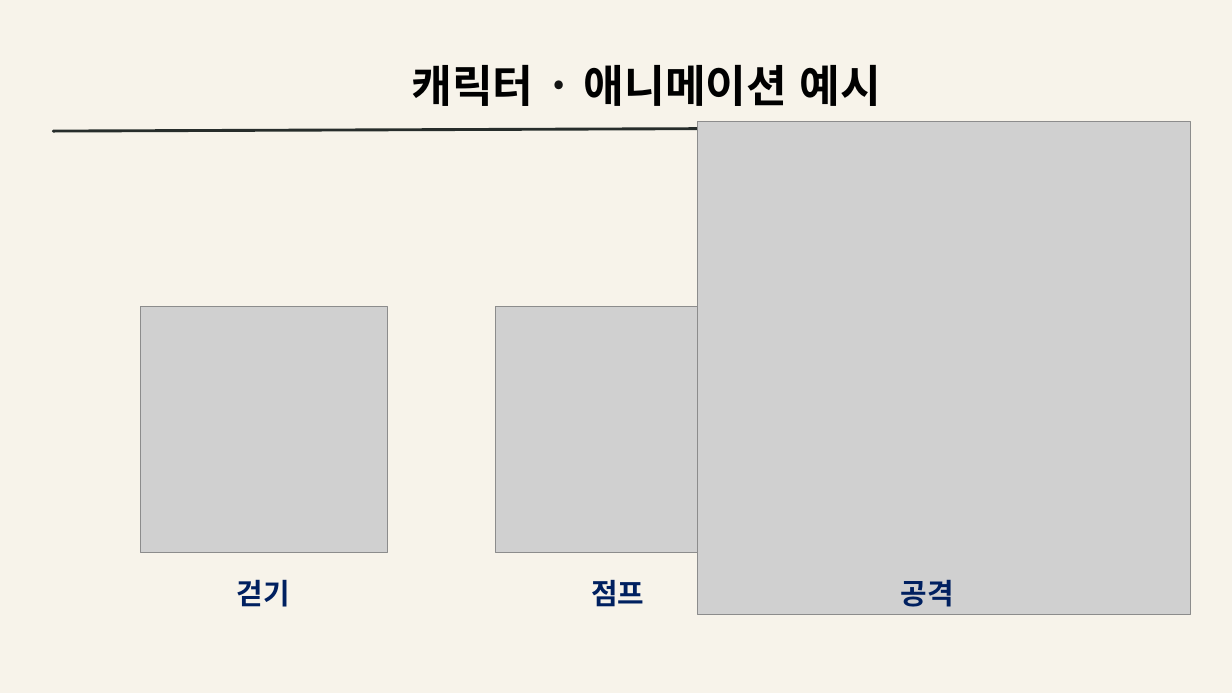
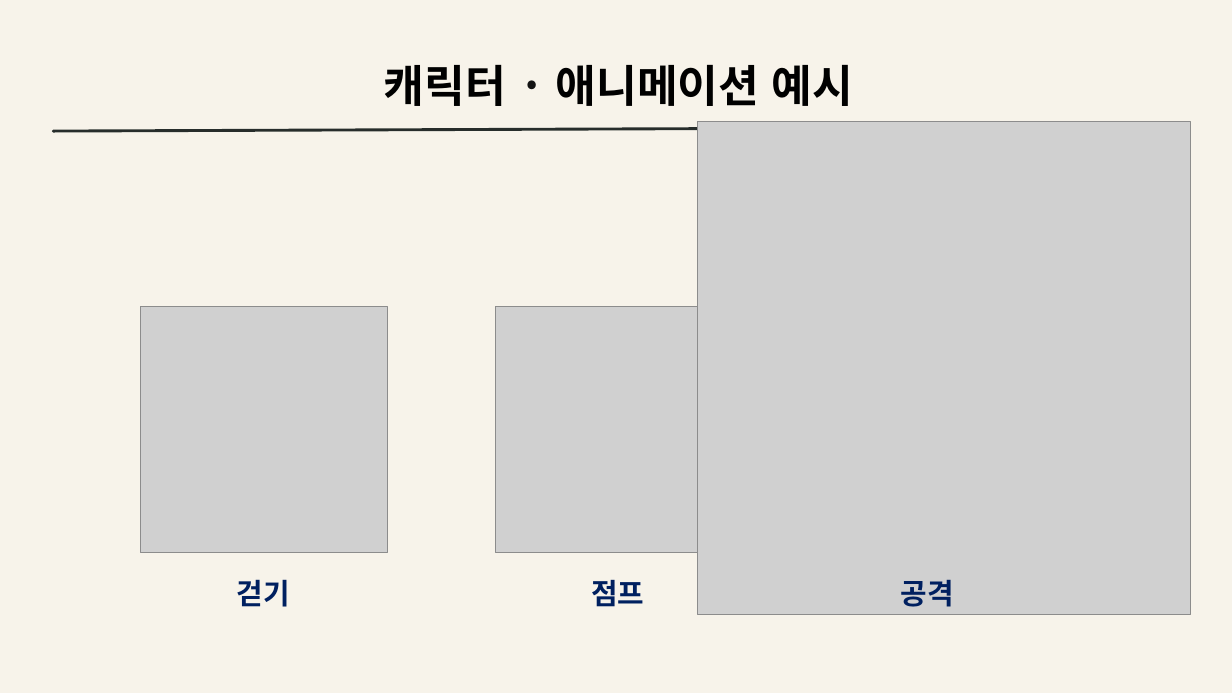
Before and after one commit to sinoh19/2D_Game_Project, a slide deck: slide 11 of 2D게임_1차기획.pptx. Drawn at 1232x693 pixels with LibreOffice and Linux fonts; fonts in the diff are those of the drawing; grey boxes stand for pictures. Boxes give left, top, right and bottom in pixels: in the first picture for what was removed or moved away, otherwise in the second. Text is boxed around its words. In the diff, an @@ line names an element or a change of style, - is before the commit and + after.

```diff
--- a/2D게임_1차기획.pptx
+++ b/2D게임_1차기획.pptx
@@ text "캐릭터 · 애니메이션 예시": place and size @@
-text "캐릭터 · 애니메이션 예시" at (412, 65, 881, 106)
+text "캐릭터 · 애니메이션 예시" at (384, 65, 853, 106)
```
Also in this commit, not shown: 2 other slides changed, 1 slide added.
